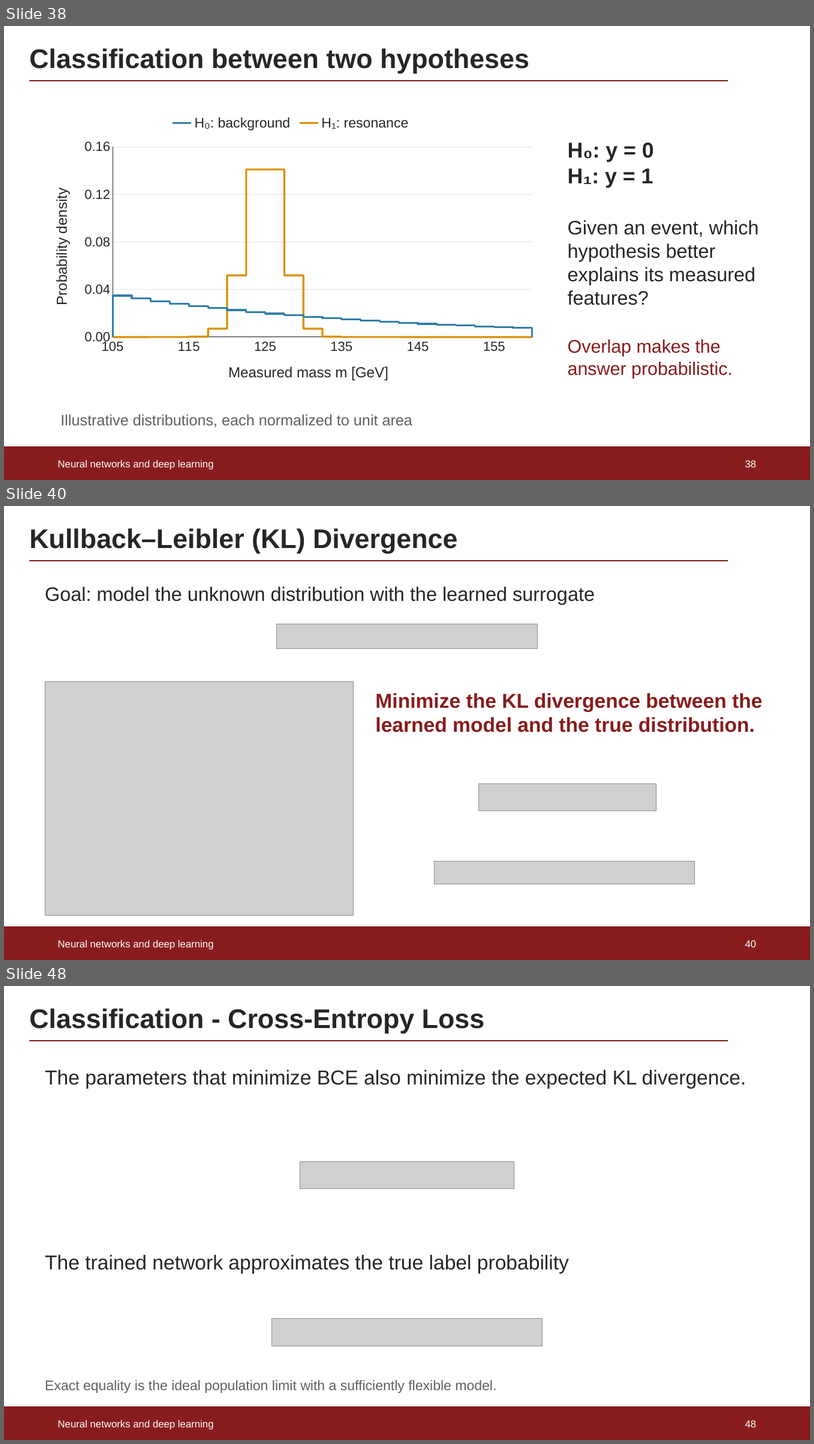
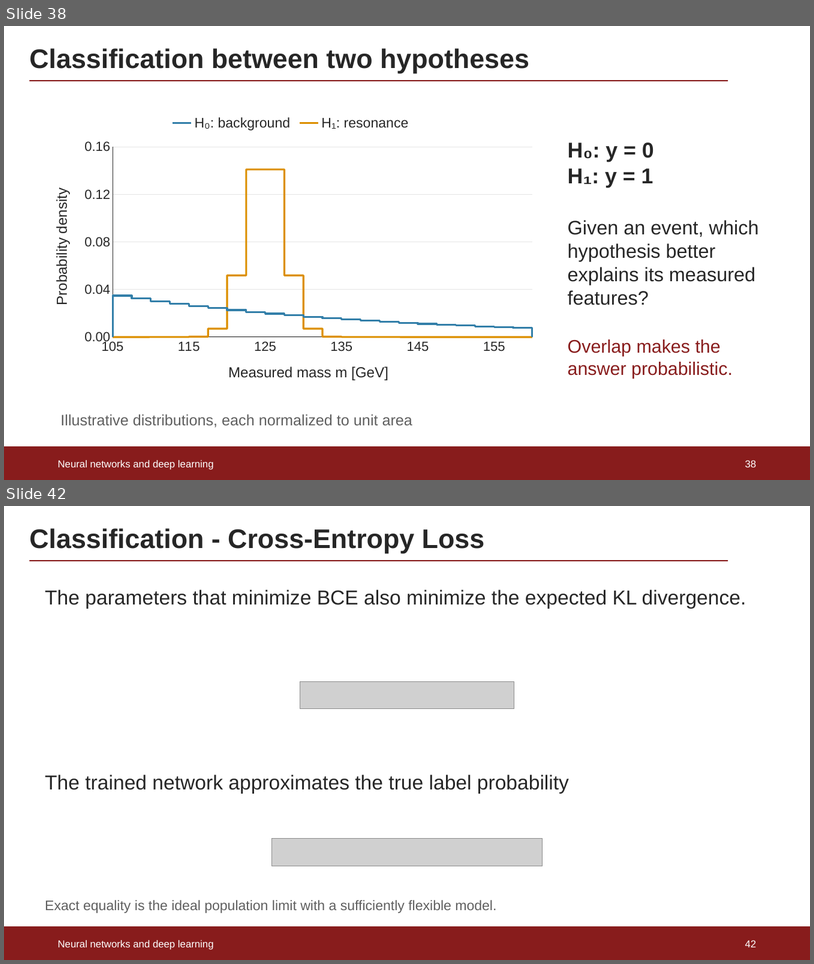
Before and after one commit to rafaellopesdesa/ML_Mandi, a slide deck: lectures/Lecture1_Neural_Networks.pptx. Shown one above the other, each under a label of ours: slides 38, 40 and 48 before the commit, slides 38 and 42 after it; the slides between them are not shown. The pictures are 814x1444 and 814x964 pixels, drawn with LibreOffice and Linux fonts; fonts in the diff are those of the drawing; grey boxes stand for pictures. Boxes give left, top, right and bottom in pixels: in the first picture for what was removed or moved away, otherwise in the second. Text is boxed around its words. In the diff, an @@ line names an element or a change of style, - is before the commit and + after.

```diff
--- a/lectures/Lecture1_Neural_Networks.pptx
+++ b/lectures/Lecture1_Neural_Networks.pptx
@@ slide 40 removed at (4,506,810,960), background #FFFFFF @@
@@ title removed at (29,528,458,553) @@
-Kullback–Leibler (KL) Divergence
@@ line removed from (29, 561) to (729, 561) @@
@@ text removed at (45,586,595,604) @@
-Goal: model the unknown distribution with the learned surrogate
@@ picture removed at (277,624,538,649) @@
@@ picture removed at (45,682,354,915) @@
@@ text removed at (375,693,762,732) @@
-Minimize the KL divergence between the learned model and the true distribution.
@@ picture removed at (479,784,657,811) @@
@@ picture removed at (435,861,695,883) @@
@@ rectangle removed at (4,926,810,959) @@
@@ text removed at (58,940,214,949) @@
-Neural networks and deep learning
@@ page number removed at (746,940,757,947) @@
-40
@@ what was slide 48 is now slide 42 @@
@@ page number at (746,940,757,947): text changed @@
-48
+42
```
Also in this commit, not shown: 5 slides changed, 5 other slides removed.
